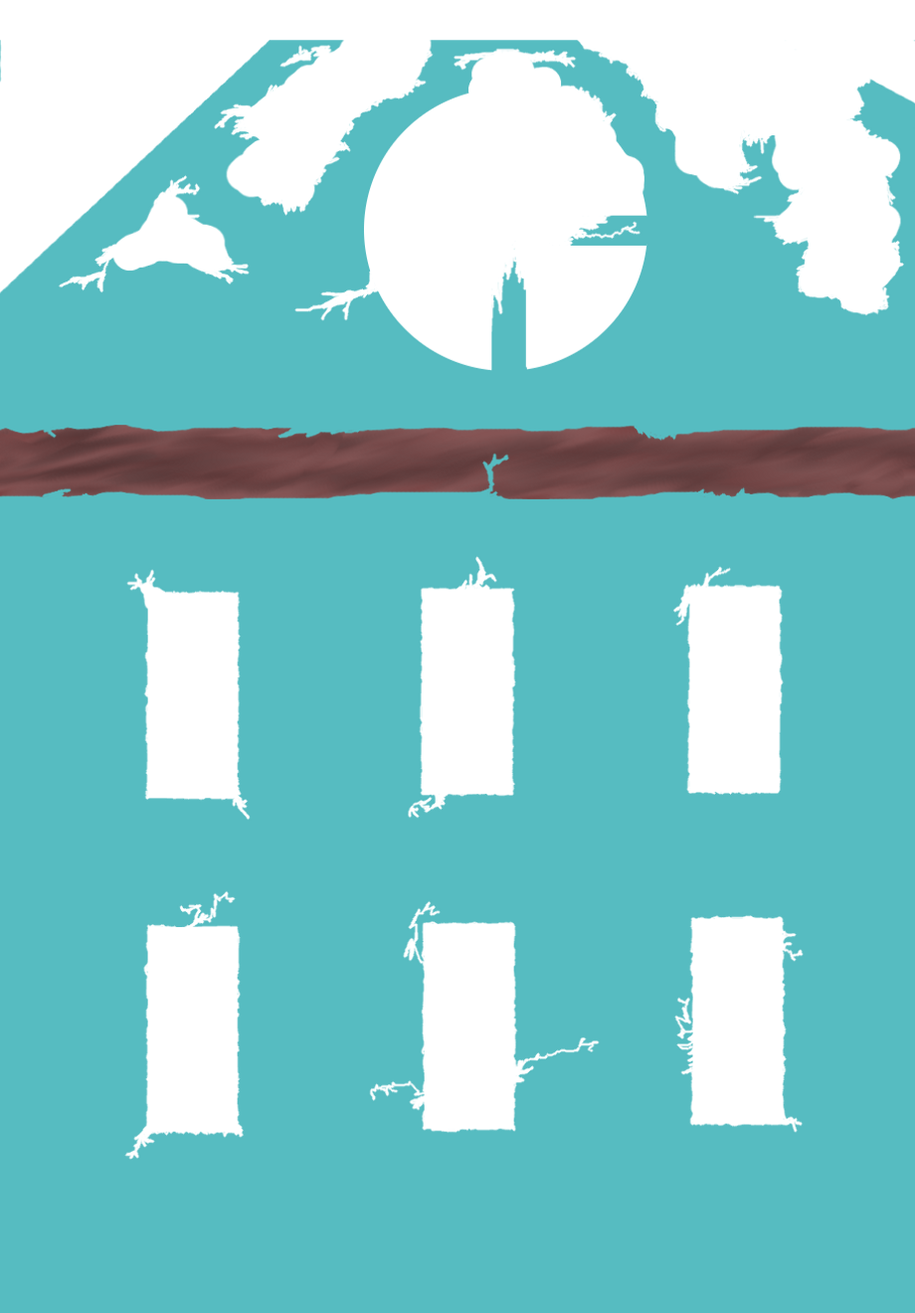
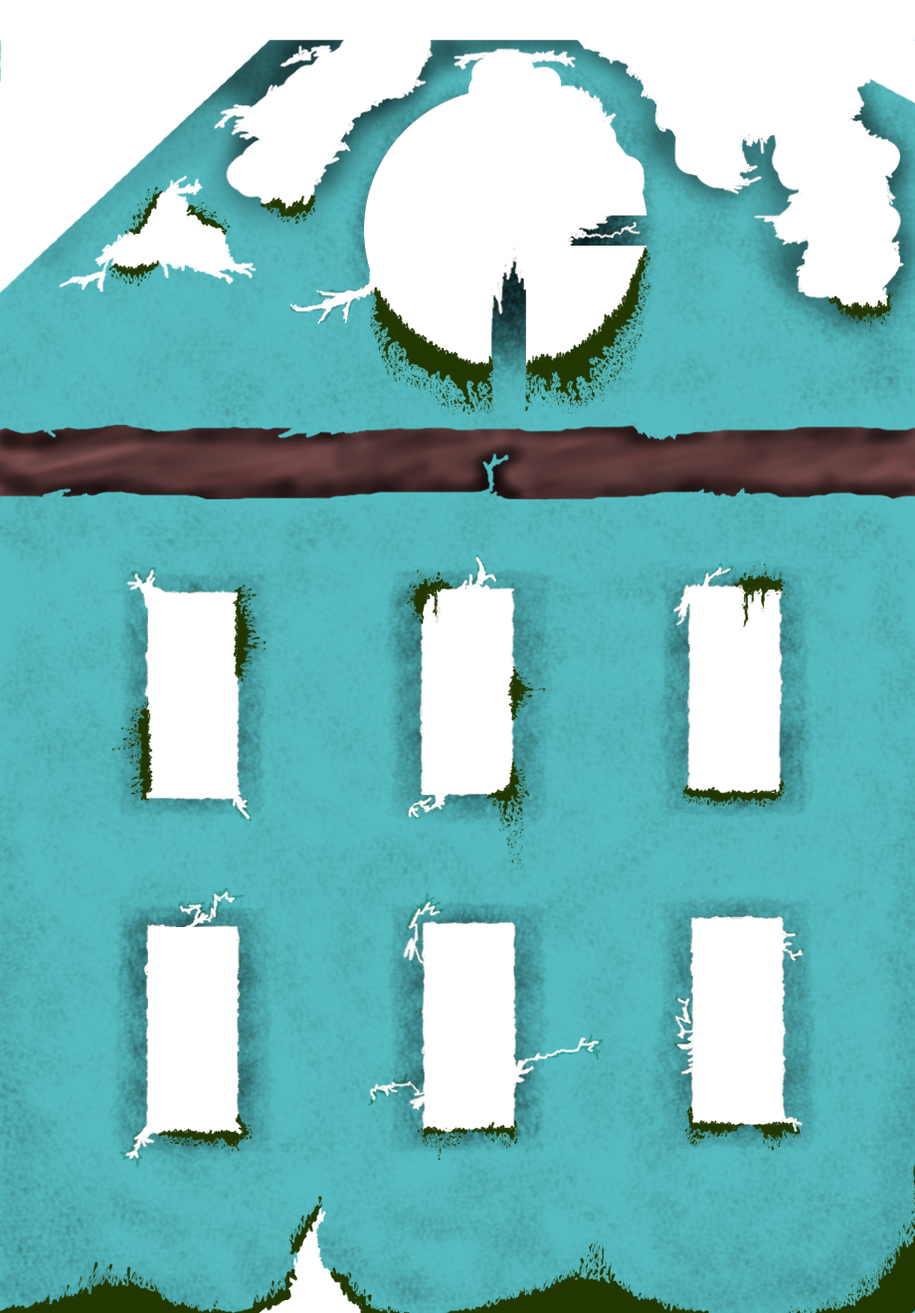
Two versions of the same layered image (915 × 1313). Layer-by-layer changes:
painted on "Log" over [0, 424, 915, 500]
renamed "DestroyedTop" to "Plants", painted on it over [0, 39, 915, 1313]
painted on "MainStructure" over [0, 39, 915, 1313]
